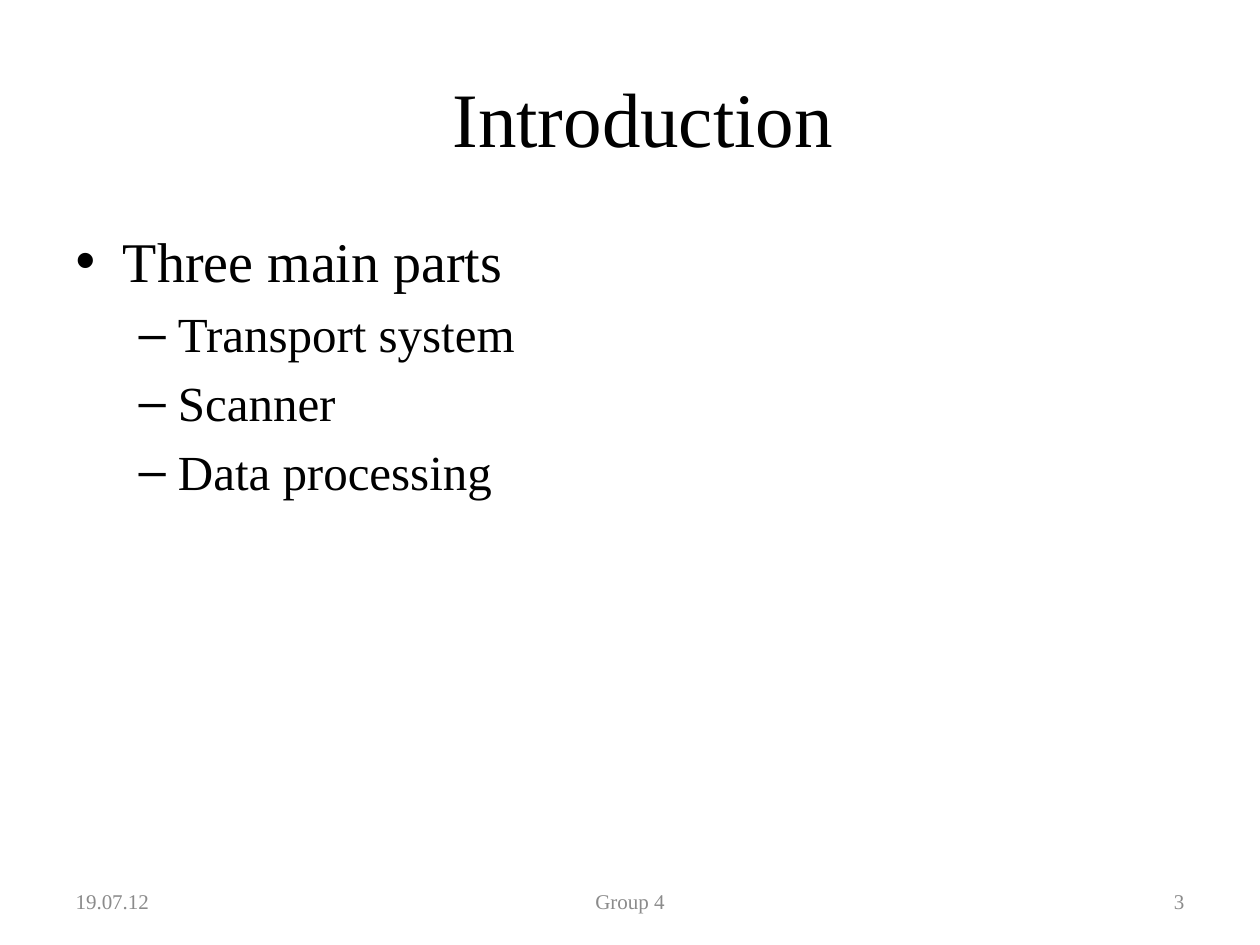
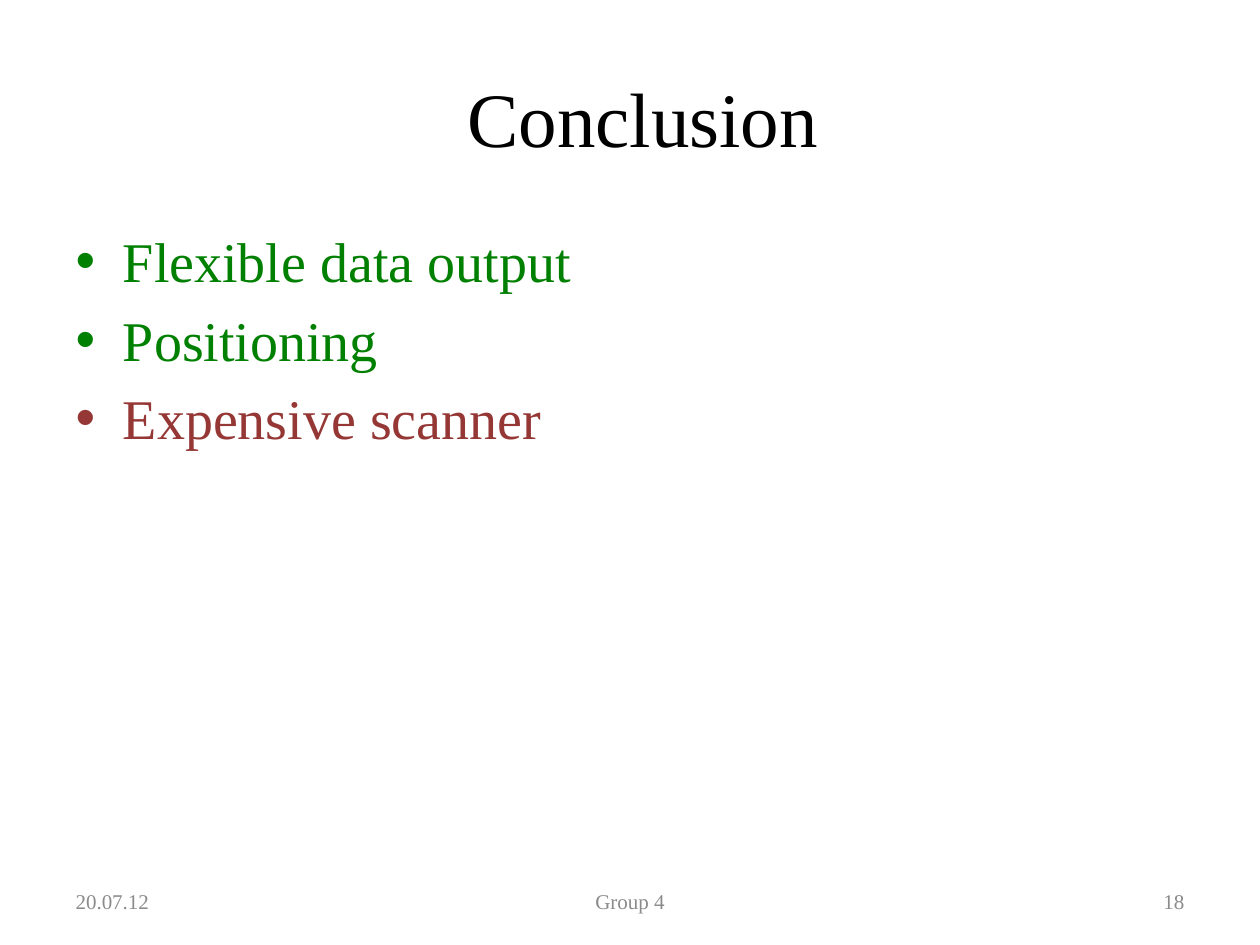
Before and after one commit to zugerisa/2012-Summer-School-Group-4, a slide deck: slide 18 of GlobalSeminarUSA/vortrag/final/final_presentation.pptx (slide 3 before the commit). Drawn at 1260x945 pixels with LibreOffice and Linux fonts; fonts in the diff are those of the drawing; background and template pictures are left out. Boxes give left, top, right and bottom in pixels: in the first picture for what was removed or moved away, otherwise in the second. Text is boxed around its words. In the diff, an @@ line names an element or a change of style, - is before the commit and + after.

```diff
--- a/GlobalSeminarUSA/vortrag/final/final_presentation.pptx
+++ b/GlobalSeminarUSA/vortrag/final/final_presentation.pptx
@@ title at [467, 93, 818, 148]: text changed @@
-Introduction
+Conclusion
@@ text at [123, 243, 570, 450]: text changed; size 28 to 32 pt; text colour #000000 to #008000 @@
-• Three main parts
-  – Transport system
-  – Scanner
-  – Data processing
+• Flexible data output
+• Positioning
+• Expensive scanner
@@ text at [76, 895, 149, 909]: text changed @@
-19.07.12
+20.07.12
@@ page number at [1163, 895, 1184, 909]: text changed @@
-3
+18
```
Also in this commit, not shown: 6 other slides changed, 8 slides added, 1 other file.
